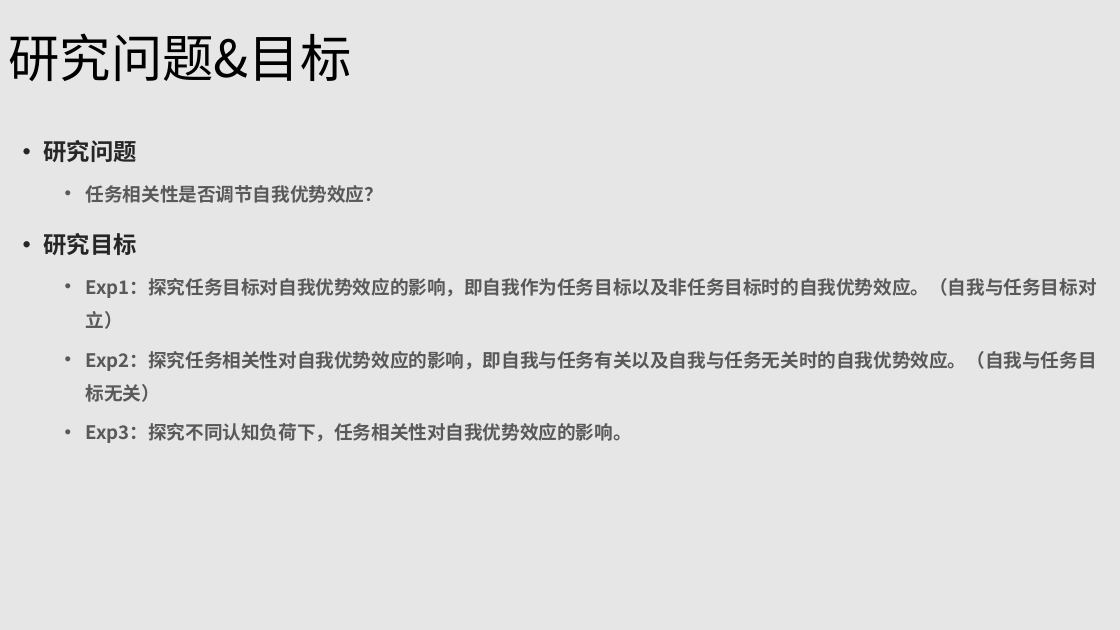
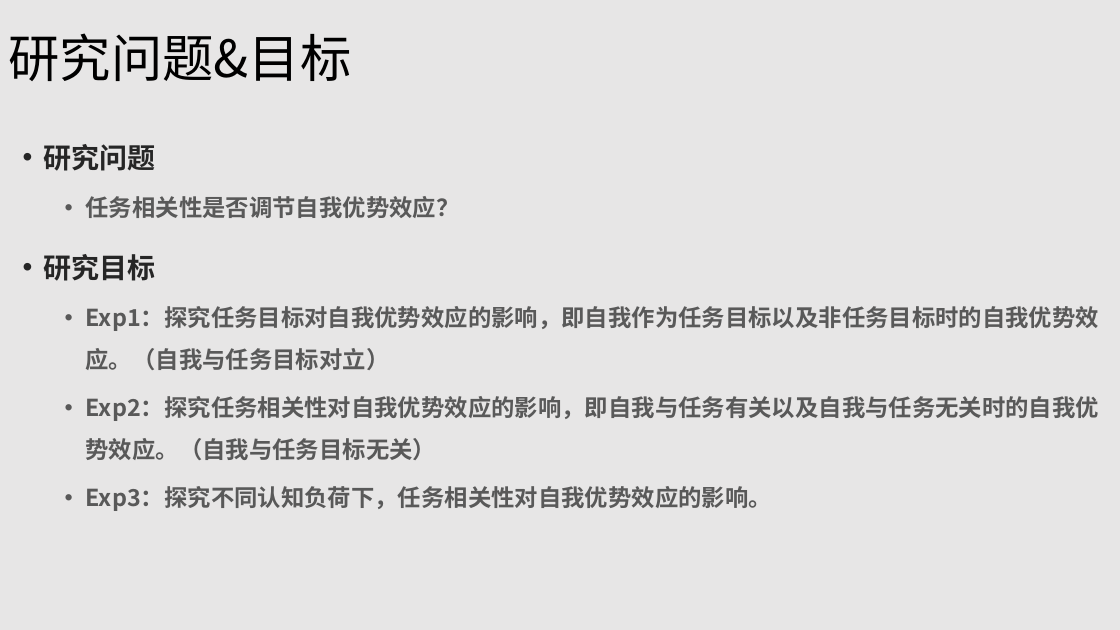
Before and after one commit to wujiaqipsy/TaskRelevance, a slide deck: slide 3 of 4_Reports/2025_AutumnSummary_wjq.pptx. Drawn at 1120x630 pixels with LibreOffice and Linux fonts; fonts in the diff are those of the drawing. Boxes give left, top, right and bottom in pixels: in the first picture for what was removed or moved away, otherwise in the second. Text is boxed around its words. In the diff, an @@ line names an element or a change of style, - is before the commit and + after.

```diff
--- a/4_Reports/2025_AutumnSummary_wjq.pptx
+++ b/4_Reports/2025_AutumnSummary_wjq.pptx
@@ text "研究问题" at box(44, 144, 1099, 511): size 20 to 24 pt in "研究问题", "研究目标"; size 16 to 20 pt @@
```
Also in this commit, not shown: 2 other slides changed, 4 slides added, 2 slides removed, 3 other files.
